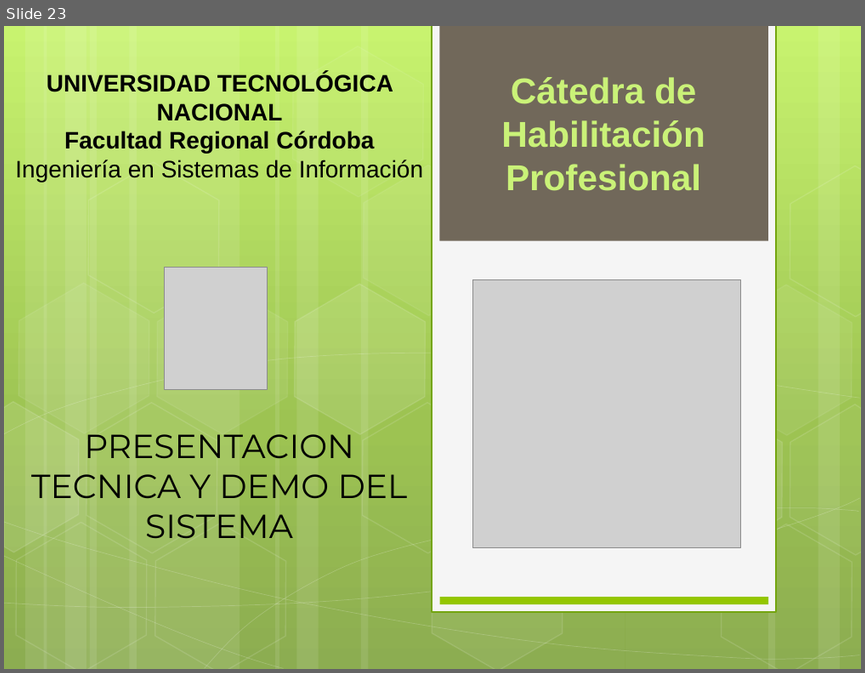
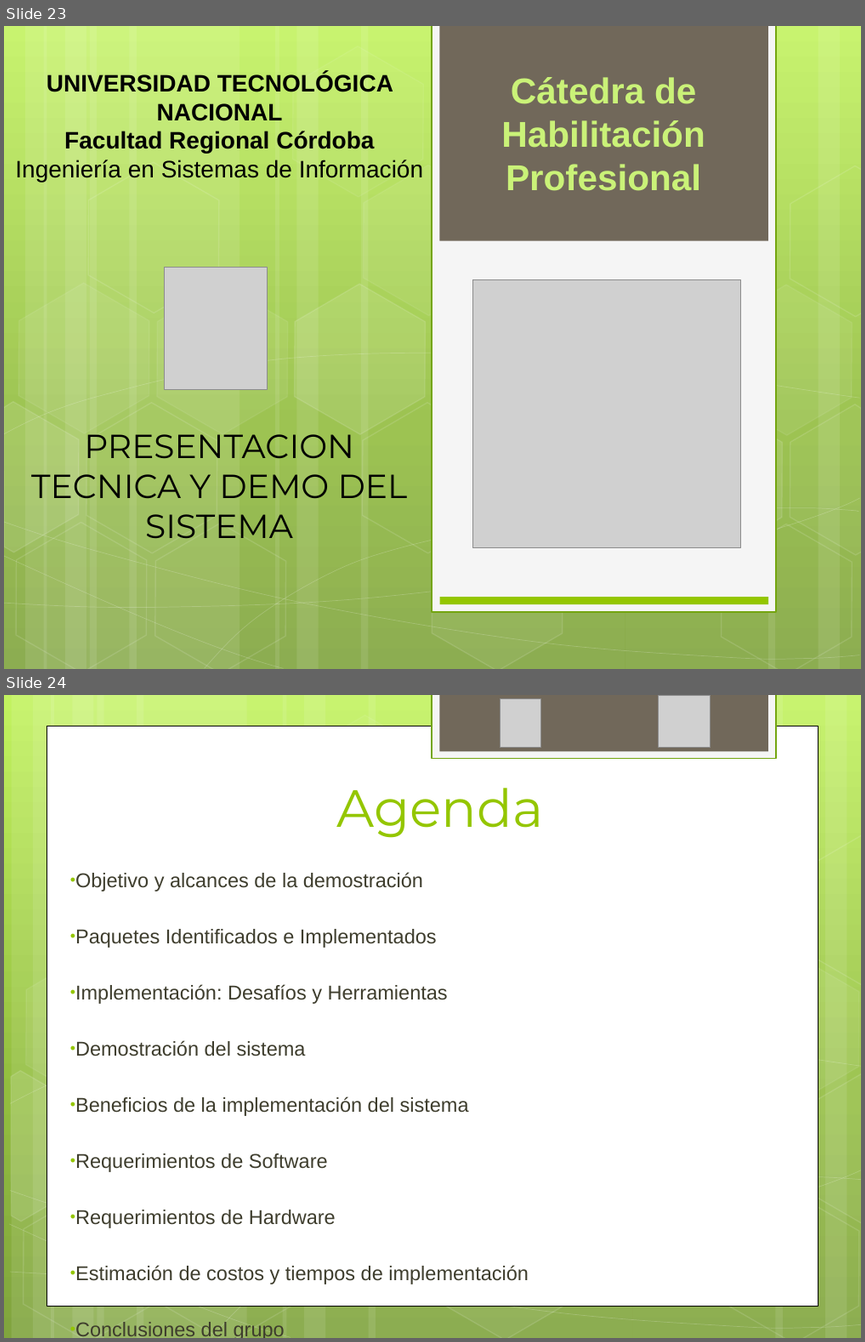
Before and after one commit to ptissera/habilitacion-profesional-2012-4k4, a slide deck: Documentacion/Proyecto/Presentacion Final/Exposicion Final.pptx. Shown one above the other, each under a label of ours: slide 23 before the commit, slides 23 and 24 after it. The pictures are 865x673 and 865x1342 pixels, drawn with LibreOffice and Linux fonts; fonts in the diff are those of the drawing; grey boxes stand for pictures. Boxes give left, top, right and bottom in pixels: in the first picture for what was removed or moved away, otherwise in the second. Text is boxed around its words. In the diff, an @@ line names an element or a change of style, - is before the commit and + after.

```diff
--- a/Documentacion/Proyecto/Presentacion Final/Exposicion Final.pptx
+++ b/Documentacion/Proyecto/Presentacion Final/Exposicion Final.pptx
@@ slide 24 added at box(4, 695, 861, 1338), background gradient #C3F35F to #93BF3F to #81A53E @@
@@ rectangle added at box(432, 695, 776, 759), fill #F5F5F5, outline #74A510 1.25 pt @@
@@ rectangle added at box(439, 695, 767, 752), fill #71685A @@
@@ picture added at box(500, 698, 541, 747) @@
@@ picture added at box(658, 696, 711, 748) @@
@@ rectangle added at box(46, 726, 818, 1305), fill #FFFFFF, outline #000000 0.5 pt @@
@@ title added at box(336, 788, 543, 838), 44 pt, text #94C600 @@
+Agenda
@@ group added at box(4, 695, 861, 1338): 12 rectangles, 8 freeform shapes, 8 hexagons @@
@@ text added at box(75, 872, 528, 1284), 16.8 pt, text #3E3D2D @@
+• Objetivo y alcances de la demostración
+• Paquetes Identificados e Implementados
+• Implementación: Desafíos y Herramientas
+• Demostración del sistema
+• Beneficios de la implementación del sistema
+• Requerimientos de Software
+• Requerimientos de Hardware
+• Estimación de costos y tiempos de implementación
+• Conclusiones del grupo
```
Also in this commit, not shown: 7 slides changed, 4 other slides added, 4 slides removed.
